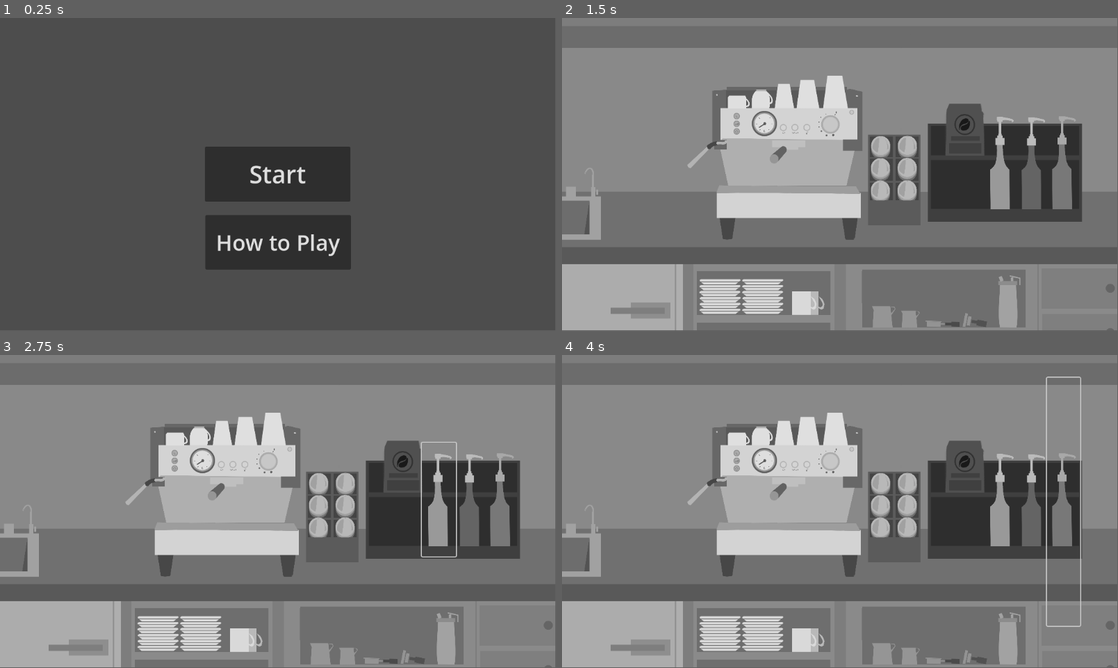
Above: before the commit, frames 1-4 (two rows, left to right).
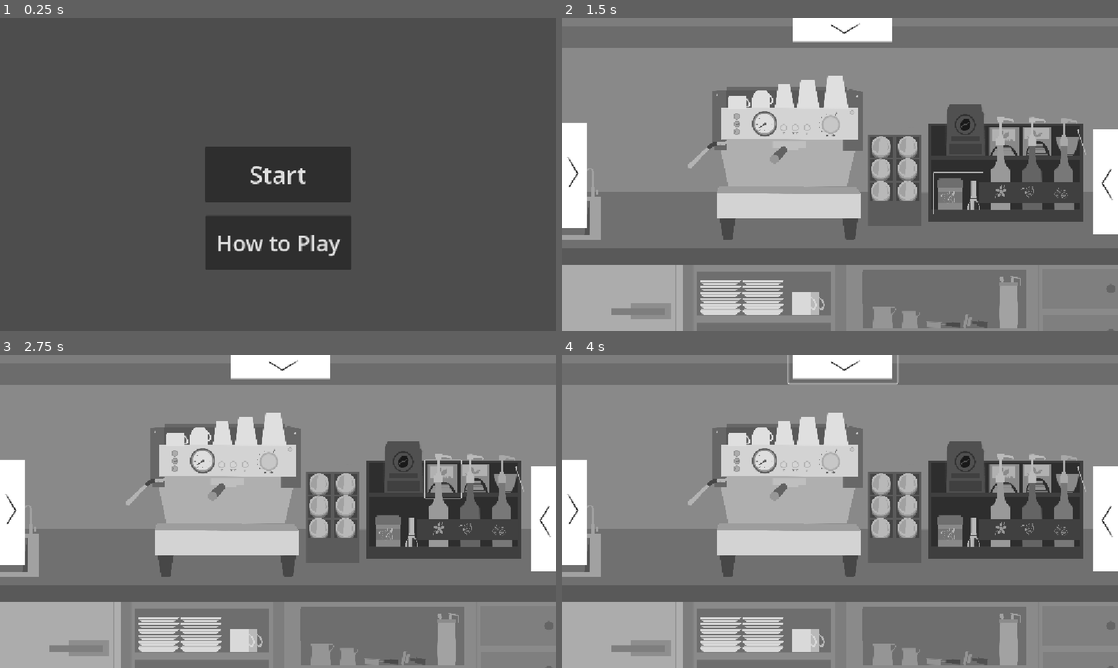
Above: after the commit, the same moments.

Repository: nyan-kaaaat/Mocha-and-Monsters
Game: Godot game, scene res://controller/MainMenu.tscn
Two runs of this game, one before a commit and one after it. Both use one fixed random seed, a clock stepped at 60 frames per second and the inputs below.
Inputs (mouse positions are in pixels of both pictures, inside the frame that each line leads up to):
- Up to frame 1 (0.25 s): no input
- Up to frame 2 (1.5 s): click "Start" at 0.5 s; click (956, 193) at 1.27 s
- Up to frame 3 (2.75 s): click (444, 480) at 2.02 s
- Up to frame 4 (4 s): click (1051, 480) at 2.77 s; click (840, 367) at 3.52 s
In our replay, the window is 799x449 before the commit and 800x450 after it. These sizes can differ from the game's own. Grey fills any space a smaller window leaves; there, only what the larger window draws over its background counts as a difference.

The runs differ from the first frame. In frame 1, 0.6% of the frame differs, in the area x 37-64%, y 41-81%; in frame 2, 9.1%; in frame 3, 9.3%; in frame 4, 9.7%, in the area x 0-100%, y 0-100%.

Commit message:
created matcha, green tea + black tea, and UI buttons. also imported their sprites and syrup label image

Diff:
--- a/mocha-and-monsters-game/controller/game.gd
+++ b/mocha-and-monsters-game/controller/game.gd
@@ -18,8 +18,19 @@
 	print("coffee beans pressed")
 
 
+func _on_matcha_pressed() -> void:
+	print("matcha pressed")
+
+
+func _on_black_tea_pressed() -> void:
+	print("black tea pressed")
+
+
+func _on_green_tea_pressed() -> void:
+	print("green tea pressed")
+
+
 # coffe grinder buttons
-
 func _on_cup_size_pressed() -> void:
 	print("smallest cup pressed")
 
@@ -38,3 +49,16 @@
 
 func _on_cup_size_largest_pressed() -> void:
 	print("largest cup pressed")
+
+
+# UI dopdown buttons
+func _on_up_pressed() -> void:
+	print("up")
+
+
+func _on_left_pressed() -> void:
+	print("left")
+
+
+func _on_right_pressed() -> void:
+	print("right")
--- a/mocha-and-monsters-game/controller/game.tscn
+++ b/mocha-and-monsters-game/controller/game.tscn
@@ -11,6 +11,11 @@
 [ext_resource type="Texture2D" uid="uid://b2q4ccut1hv3g" path="res://assets/coffeebean.png" id="5_a0x3u"]
 [ext_resource type="Texture2D" uid="uid://b3p8qbn41xxdu" path="res://assets/coffeecups_largest.png" id="6_1jx18"]
 [ext_resource type="Texture2D" uid="uid://bjrx0ds23n86o" path="res://assets/m&m_background.png" id="11_0bsjd"]
+[ext_resource type="Texture2D" uid="uid://crqaiakqdw0pu" path="res://assets/syrup_labels.png" id="12_2evmg"]
+[ext_resource type="Texture2D" uid="uid://bv4b3a5ieie72" path="res://assets/m&m_button.png" id="12_u7811"]
+[ext_resource type="Texture2D" uid="uid://dc1molk3jm47f" path="res://assets/matcha.png" id="13_1uis1"]
+[ext_resource type="Texture2D" uid="uid://byj81dicwphic" path="res://assets/tea.png" id="14_mtqyb"]
+[ext_resource type="Texture2D" uid="uid://bcvg0omfc821y" path="res://assets/tea2.png" id="15_qmxlg"]
 
 [node name="Game" type="Node2D"]
 script = ExtResource("1_ipyyi")
@@ -31,11 +36,7 @@
 [node name="CoffeeMaker" type="Control" parent="."]
 z_index = 1
 layout_mode = 3
-anchors_preset = 15
-anchor_right = 1.0
-anchor_bottom = 1.0
-grow_horizontal = 2
-grow_vertical = 2
+anchors_preset = 0
 
 [node name="CupSizeSmallest" type="Button" parent="CoffeeMaker"]
 z_as_relative = false
@@ -54,6 +55,7 @@
 expand_icon = true
 
 [node name="CupSizeSmall" type="Button" parent="CoffeeMaker"]
+layout_mode = 0
 offset_left = 388.0
 offset_top = 120.0
 offset_right = 443.0
@@ -63,6 +65,7 @@
 expand_icon = true
 
 [node name="CupSizeMedium" type="Button" parent="CoffeeMaker"]
+layout_mode = 0
 offset_left = 436.0
 offset_top = 119.0
 offset_right = 487.0
@@ -73,6 +76,7 @@
 expand_icon = true
 
 [node name="CupSizeLarge" type="Button" parent="CoffeeMaker"]
+layout_mode = 0
 offset_left = 481.0
 offset_top = 100.0
 offset_right = 540.0
@@ -82,6 +86,7 @@
 expand_icon = true
 
 [node name="CupSizeLargest" type="Button" parent="CoffeeMaker"]
+layout_mode = 0
 offset_left = 535.0
 offset_top = 89.0
 offset_right = 600.0
@@ -91,8 +96,6 @@
 expand_icon = true
 
 [node name="Ingredient Cabinet" type="Control" parent="."]
-light_mask = 2
-visibility_layer = 2
 layout_mode = 3
 anchors_preset = 15
 anchor_right = 1.0
@@ -102,6 +105,7 @@
 
 [node name="SyrupFlowerButton" type="Button" parent="Ingredient Cabinet"]
 z_index = 1
+layout_mode = 0
 offset_left = 875.0
 offset_top = 182.0
 offset_right = 946.0
@@ -115,6 +119,7 @@
 [node name="SyrupButtonBean" type="Button" parent="Ingredient Cabinet"]
 z_index = 1
 z_as_relative = false
+layout_mode = 0
 offset_left = 944.0
 offset_top = 197.0
 offset_right = 1019.0
@@ -125,15 +130,17 @@
 
 [node name="SyrupButtonCube" type="Button" parent="Ingredient Cabinet"]
 z_index = 1
-offset_left = 1006.0
-offset_top = 47.0
-offset_right = 1075.0
-offset_bottom = 562.0
+layout_mode = 0
+offset_left = 1009.0
+offset_top = 196.0
+offset_right = 1080.0
+offset_bottom = 416.0
 icon = ExtResource("4_5d7w5")
 flat = true
 expand_icon = true
 
 [node name="CoffeeBeans" type="Button" parent="Ingredient Cabinet"]
+layout_mode = 0
 offset_left = 786.0
 offset_top = 160.0
 offset_right = 885.0
@@ -142,11 +149,93 @@
 flat = true
 expand_icon = true
 
+[node name="SyrupLabels" type="TextureRect" parent="Ingredient Cabinet"]
+z_index = 1
+layout_mode = 0
+offset_left = 855.0
+offset_top = 332.00003
+offset_right = 1702.655
+offset_bottom = 517.3218
+scale = Vector2(0.26425844, 0.31836522)
+texture = ExtResource("12_2evmg")
+
+[node name="Matcha" type="Button" parent="Ingredient Cabinet"]
+layout_mode = 0
+offset_left = 770.00006
+offset_top = 320.0
+offset_right = 1143.0
+offset_bottom = 600.0
+scale = Vector2(0.2747328, 0.30633235)
+icon = ExtResource("13_1uis1")
+flat = true
+
+[node name="BlackTea" type="Button" parent="Ingredient Cabinet"]
+layout_mode = 0
+offset_left = 880.00006
+offset_top = 217.0
+offset_right = 1116.0001
+offset_bottom = 453.0
+scale = Vector2(0.3220366, 0.33665913)
+icon = ExtResource("14_mtqyb")
+flat = true
+
+[node name="GreenTea" type="Button" parent="Ingredient Cabinet"]
+layout_mode = 0
+offset_left = 950.0
+offset_top = 219.0
+offset_right = 1458.0
+offset_bottom = 424.0
+scale = Vector2(0.27002296, 0.37092626)
+icon = ExtResource("15_qmxlg")
+flat = true
+
 [node name="Money" type="Node2D" parent="."]
 
 [node name="Affection" type="Node2D" parent="."]
 
 [node name="Levels(?)" type="Node2D" parent="."]
+
+[node name="UI" type="Control" parent="."]
+layout_mode = 3
+anchors_preset = 0
+offset_right = 40.0
+offset_bottom = 40.0
+
+[node name="Up" type="Button" parent="UI"]
+layout_mode = 1
+anchors_preset = -1
+anchor_right = 28.711
+anchor_bottom = 16.104
+offset_left = 469.0
+offset_top = -3.0
+offset_right = -453.44006
+offset_bottom = -585.16003
+grow_horizontal = 2
+icon = ExtResource("12_u7811")
+flat = true
+expand_icon = true
+
+[node name="Left" type="Button" parent="UI"]
+layout_mode = 0
+offset_left = -16.0
+offset_top = 445.0
+offset_right = 219.0
+offset_bottom = 536.573
+rotation = -1.5707964
+icon = ExtResource("12_u7811")
+flat = true
+expand_icon = true
+
+[node name="Right" type="Button" parent="UI"]
+layout_mode = 0
+offset_left = 1163.0
+offset_top = 219.0
+offset_right = 1398.0
+offset_bottom = 299.0
+rotation = 1.5707964
+icon = ExtResource("12_u7811")
+flat = true
+expand_icon = true
 
 [connection signal="pressed" from="CoffeeMaker/CupSizeSmallest" to="." method="_on_cup_size_pressed"]
 [connection signal="pressed" from="CoffeeMaker/CupSizeSmall" to="." method="_on_cup_size_small_pressed"]
@@ -157,3 +246,9 @@
 [connection signal="pressed" from="Ingredient Cabinet/SyrupButtonBean" to="." method="_on_syrup_button_bean_pressed"]
 [connection signal="pressed" from="Ingredient Cabinet/SyrupButtonCube" to="." method="_on_syrup_button_cube_pressed"]
 [connection signal="pressed" from="Ingredient Cabinet/CoffeeBeans" to="." method="_on_coffee_beans_pressed"]
+[connection signal="pressed" from="Ingredient Cabinet/Matcha" to="." method="_on_matcha_pressed"]
+[connection signal="pressed" from="Ingredient Cabinet/BlackTea" to="." method="_on_black_tea_pressed"]
+[connection signal="pressed" from="Ingredient Cabinet/GreenTea" to="." method="_on_green_tea_pressed"]
+[connection signal="pressed" from="UI/Up" to="." method="_on_up_pressed"]
+[connection signal="pressed" from="UI/Left" to="." method="_on_left_pressed"]
+[connection signal="pressed" from="UI/Right" to="." method="_on_right_pressed"]
--- a/mocha-and-monsters-game/project.godot
+++ b/mocha-and-monsters-game/project.godot
@@ -12,8 +12,12 @@
 
 config/name="Mocha and Monsters Game"
 run/main_scene="res://controller/MainMenu.tscn"
-config/features=PackedStringArray("4.3", "GL Compatibility")
+config/features=PackedStringArray("4.5", "GL Compatibility")
 config/icon="res://icon.svg"
+
+[display]
+
+window/stretch/mode="canvas_items"
 
 [rendering]
 
Binary file added: mocha-and-monsters-game/assets/m&m_button.png
Not shown, added: mocha-and-monsters-game/assets/m&m_button.png.import
Binary file added: mocha-and-monsters-game/assets/matcha.png
Not shown, added: mocha-and-monsters-game/assets/matcha.png.import
Binary file added: mocha-and-monsters-game/assets/syrup_labels.png
Not shown, added: mocha-and-monsters-game/assets/syrup_labels.png.import
Binary file added: mocha-and-monsters-game/assets/tea.png
Not shown, added: mocha-and-monsters-game/assets/tea.png.import
Binary file added: mocha-and-monsters-game/assets/tea2.png
Not shown, added: mocha-and-monsters-game/assets/tea2.png.import
Not shown, added: mocha-and-monsters-game/controller/game.gd.uid
Not shown: 1 places in mocha-and-monsters-game/controller/game.tscn that only renumber resources
(and 1 more such lines)
